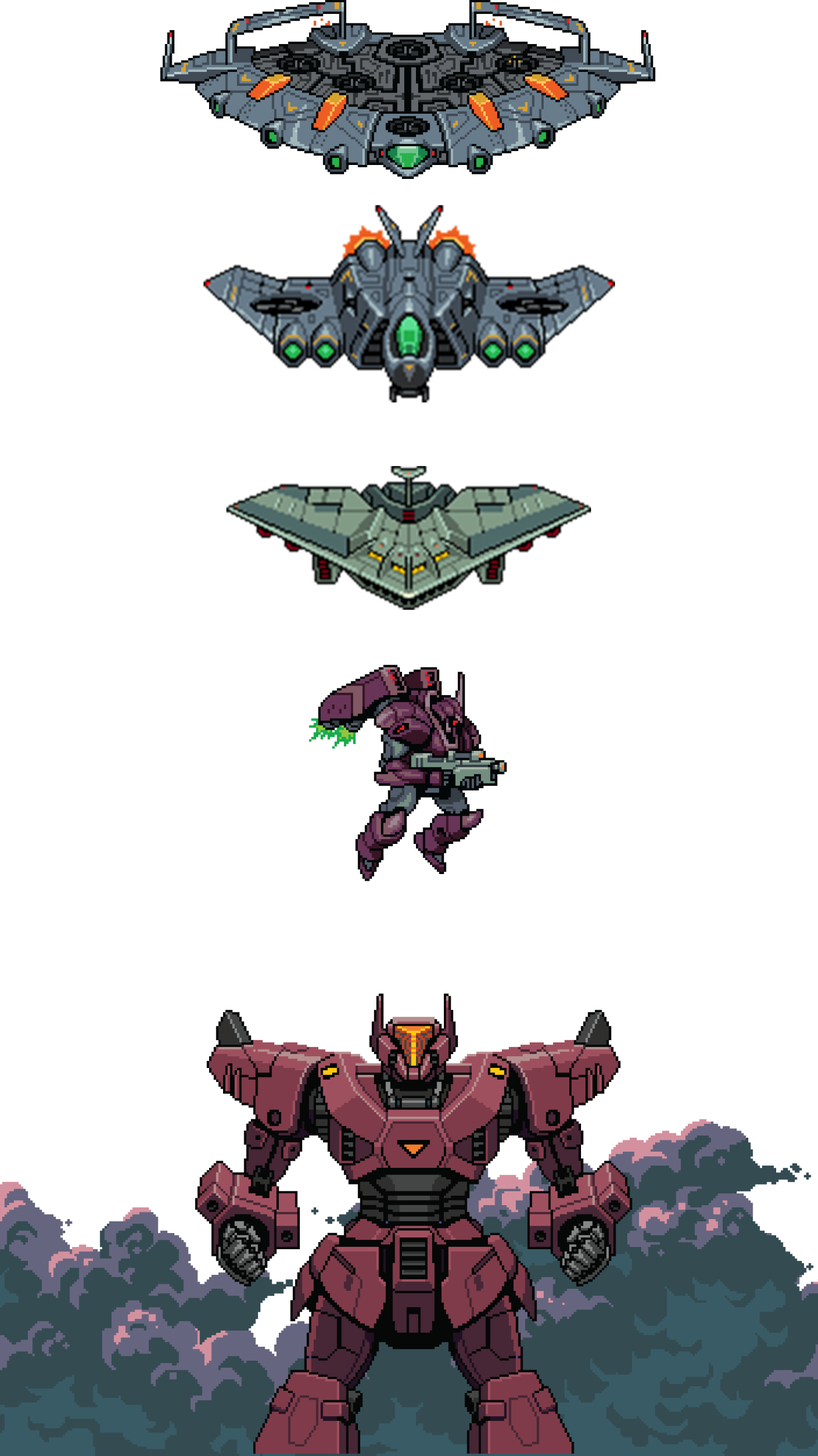
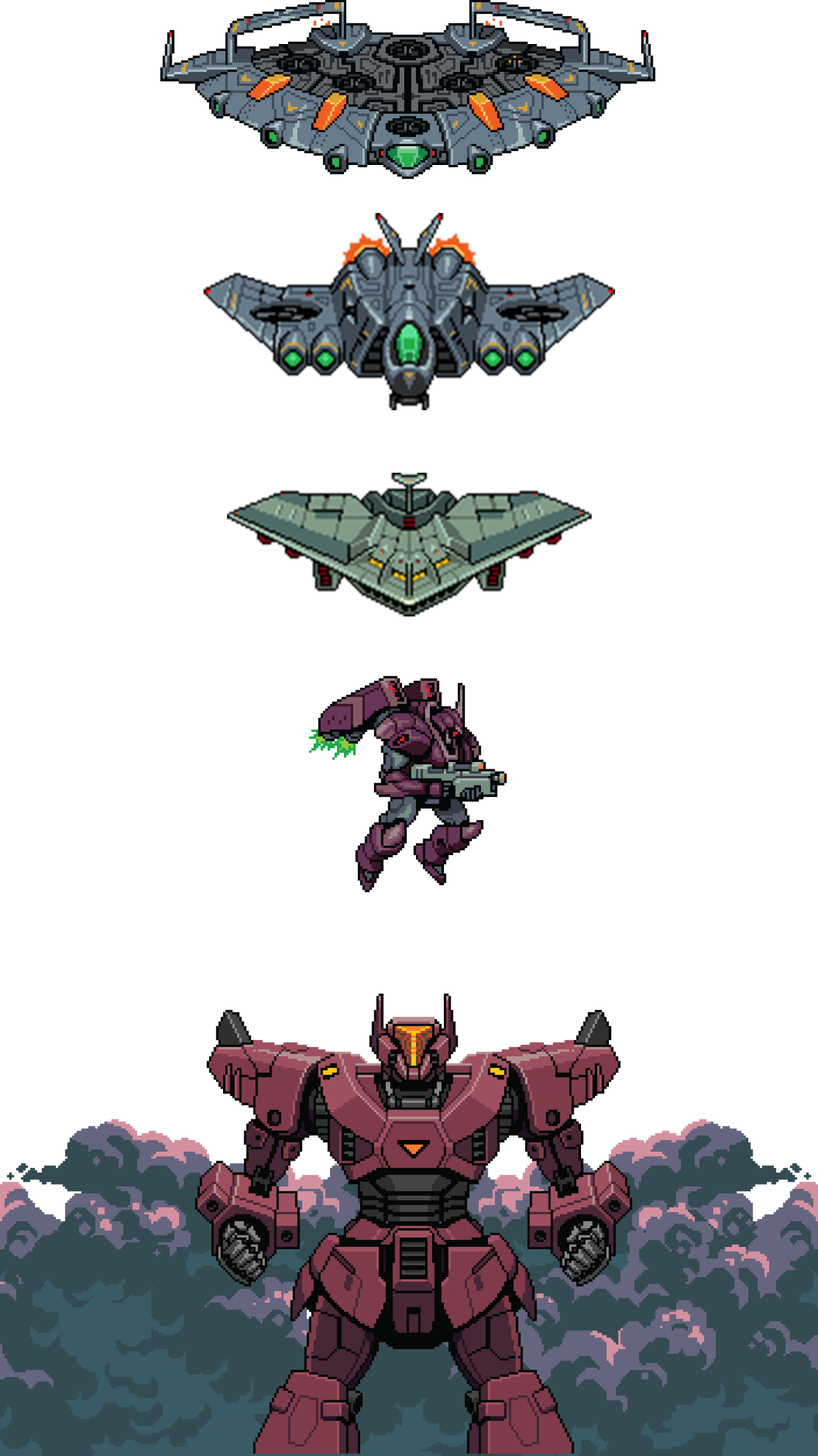
Layered file, before and after one edit (818px x 1456px). Changes by layer:
removed layer "pharaoh" over (226, 466, 592, 611)
renamed "bigbomber" to "pharaoh", painted on it over (203, 205, 616, 617)
added layer "bigbomber" above "Layer 1" over (203, 213, 616, 411)
painted on "Layer 1" over (0, 664, 818, 1456)
